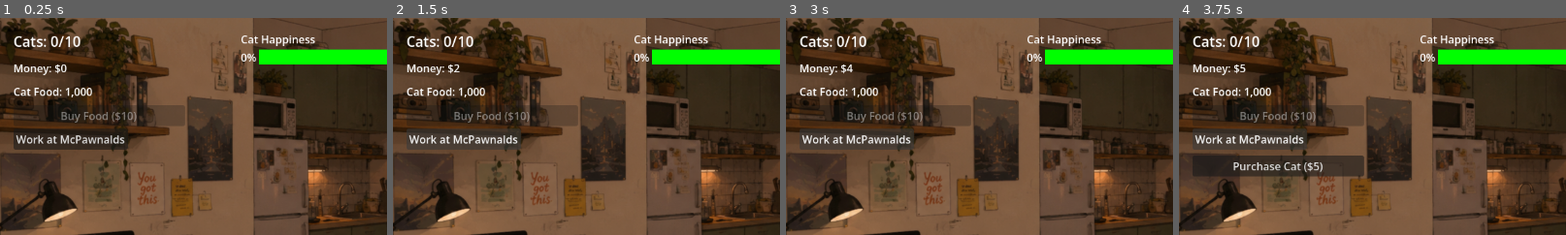
Above: before the commit, frames 1-4 (left to right).
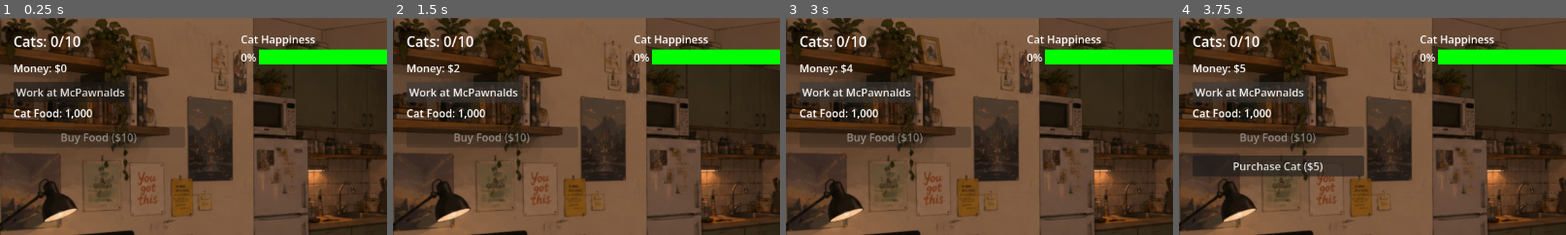
Above: after the commit, the same moments.

Repository: jaggasaurus-rex/cat-idler
Game: Godot game, scene res://scenes/Main.tscn
Same seed, same stepped clock (60 frames per second), same inputs: the game is played once before the commit and once after it.
Inputs:
- Up to frame 1 (0.25 s): no input
- Up to frame 2 (1.5 s): click "Work at McPawnalds" at 0.5 s; click "Work at McPawnalds" at 1.25 s
- Up to frame 3 (3 s): click "Work at McPawnalds" at 2 s; tap Enter at 2.75 s
- Up to frame 4 (3.75 s): tap Space at 3.5 s
The pictures show only the part of the screen within x 0-50%, y 0-50%; the shares and areas given below are measured in that part.

The runs differ from the first frame. In frame 1, 5.0% of the frame differs, in the area x 3-48%, y 29-61%; in frame 2, 5.5%; in frame 3, 5.5%; in frame 4, 5.5%.

Commit message:
Move EarnMoneyButton to directly below MoneyLabel in scene tree
Repositions EarnMoneyButton to Y=95–125 (2px gap below MoneyLabel),
placing it as the next sibling after MoneyLabel. CatFoodLabel and
BuyCatFoodButton shift down 32px to accommodate; PurchaseCatButton
and all nodes below are unchanged.

Co-Authored-By: Claude Sonnet 4.6 <noreply@anthropic.com>

Diff:
--- a/scenes/Main.tscn
+++ b/scenes/Main.tscn
@@ -32,6 +32,14 @@
 offset_bottom = 93.0
 text = "Money: $0.0"
 
+[node name="EarnMoneyButton" type="Button" parent="." unique_id=1094360717]
+layout_mode = 0
+offset_left = 20.0
+offset_top = 95.0
+offset_right = 185.0
+offset_bottom = 125.0
+text = "Work at McPawnalds"
+
 [node name="CatsLabel" type="Label" parent="." unique_id=1595888146]
 layout_mode = 0
 offset_left = 20.0
@@ -43,26 +51,18 @@
 [node name="CatFoodLabel" type="Label" parent="." unique_id=400000001]
 layout_mode = 0
 offset_left = 20.0
-offset_top = 98.0
-offset_right = 300.0
-offset_bottom = 128.0
+offset_top = 130.0
+offset_right = 300.0
+offset_bottom = 160.0
 text = "Cat Food: 1000"
 
 [node name="BuyCatFoodButton" type="Button" parent="." unique_id=400000007]
 layout_mode = 0
 offset_left = 20.0
-offset_top = 130.0
+offset_top = 162.0
 offset_right = 275.0
-offset_bottom = 160.0
+offset_bottom = 192.0
 text = "Buy Food ($10)"
-
-[node name="EarnMoneyButton" type="Button" parent="." unique_id=1094360717]
-layout_mode = 0
-offset_left = 20.0
-offset_top = 165.0
-offset_right = 185.0
-offset_bottom = 195.0
-text = "Work at McPawnalds"
 
 [node name="PurchaseCatButton" type="Button" parent="." unique_id=375900732]
 visible = false
Not shown, changed: CONTEXT.md
